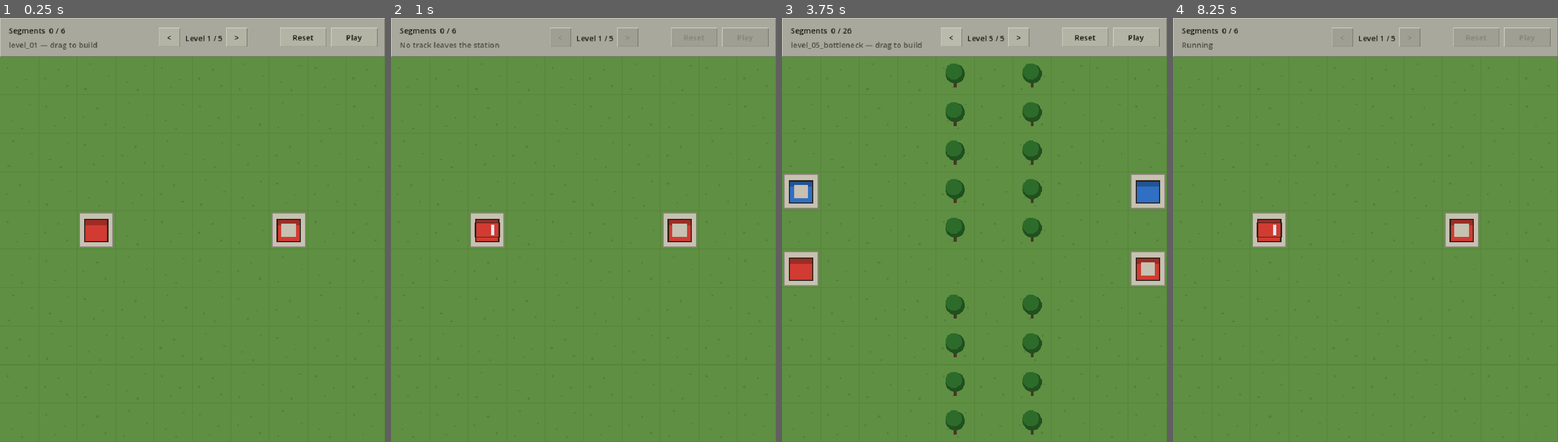
Above: before the commit, frames 1-4 (left to right).
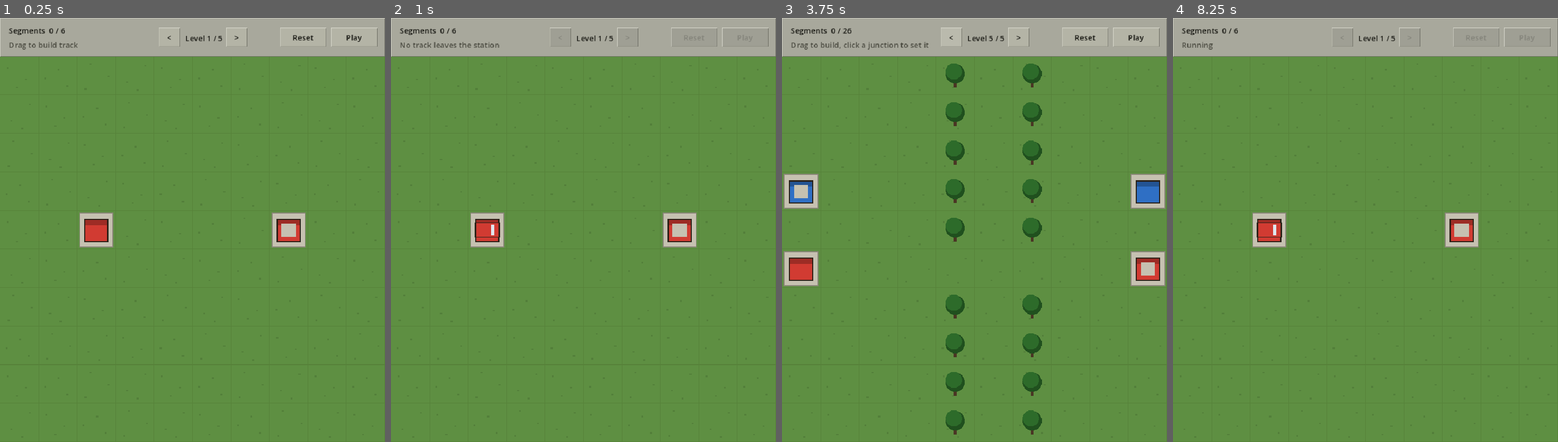
Above: after the commit, the same moments.

Repository: forestwow/movethetrack
Game: Godot game, scene res://scenes/Main.tscn
Same seed, same stepped clock (60 frames per second), same inputs: the game is played once before the commit and once after it.
Inputs (mouse positions are in pixels of both pictures, inside the frame that each line leads up to):
- Up to frame 1 (0.25 s): no input
- Up to frame 2 (1 s): click "Play" at 0.5 s
- Up to frame 3 (3.75 s): tap Enter at 1.25 s; move the mouse to (1059, 208) at 1.27 s; hold Shift 1.28-2 s; click (1059, 208) at 1.42 s; click "Play" at 2 s; tap Space at 2.75 s; drag from (897, 251) to (955, 314) at 2.77 s; click "<" at 3.5 s
- Up to frame 4 (8.25 s): click ">" at 4.25 s; click "<" at 5 s; click ">" at 5.75 s; click "<" at 6.5 s; click ">" at 7.25 s; click "Play" at 8 s

The runs differ from the first frame. In frame 1, 0.2% of the frame differs, in the area x 2-26%, y 5-8%; in frame 2, nothing differs; in frame 3, 0.2%, in the area x 2-39%, y 5-8%; in frame 4, nothing differs.

Commit message:
Make a switch's set route visible
A yellow line through the junction traces toe to setting, so the route a
train will take is readable before pressing Play instead of being guessable
only from the dimmed branch. The build hint now says junctions are clickable.

Input handling moves to make_input_local, which respects the canvas transform
and lets the click-to-cycle and drag-to-build paths be tested directly.

Co-Authored-By: Claude Opus 5 <noreply@anthropic.com>
Claude-Session: https://claude.ai/code/session_016egZAVyjHVTkFun9UeYuH4

Diff:
--- a/scenes/grid_view.gd
+++ b/scenes/grid_view.gd
@@ -11,6 +11,7 @@
 const SLEEPER := Color("#5e4129")
 const RAIL := Color("#e6e6da")
 const RAIL_IDLE := Color("#6b6559")
+const ROUTE := Color("#f4d97a")
 
 const TUFTS := [
 	[Vector2(14, 22), Vector2(52, 46), Vector2(33, 63)],
@@ -89,10 +90,12 @@
 	if grid == null or not editable:
 		return
 
-	if event is InputEventMouseButton:
-		var cell := cell_at(get_local_mouse_position())
-		if event.button_index == MOUSE_BUTTON_LEFT:
-			if event.pressed:
+	var local := make_input_local(event)
+
+	if local is InputEventMouseButton:
+		var cell := cell_at(local.position)
+		if local.button_index == MOUSE_BUTTON_LEFT:
+			if local.pressed:
 				_drag_cell = cell
 				_press_cell = cell
 				_dragged = false
@@ -100,11 +103,11 @@
 				if not _dragged and cell == _press_cell:
 					grid.cycle_switch(cell)
 				_drag_cell = NO_CELL
-		elif event.button_index == MOUSE_BUTTON_RIGHT and event.pressed:
+		elif local.button_index == MOUSE_BUTTON_RIGHT and local.pressed:
 			grid.remove_track(cell)
 
-	elif event is InputEventMouseMotion and _drag_cell != NO_CELL:
-		var cell := cell_at(get_local_mouse_position())
+	elif local is InputEventMouseMotion and _drag_cell != NO_CELL:
+		var cell := cell_at(local.position)
 		if cell != _drag_cell:
 			_dragged = true
 			if grid.is_inside(cell):
@@ -122,6 +125,8 @@
 		_draw_ballast(cell)
 	for cell in grid.get_track_cells():
 		_draw_rails(cell)
+	for cell in grid.get_track_cells():
+		_draw_route(cell)
 	for station in grid.get_stations():
 		_draw_station(station)
 	for train_id in _train_cells:
@@ -180,6 +185,16 @@
 			draw_line(from, from + dir * CELL / 2.0, color, 3.0)
 
 
+func _draw_route(cell: Vector2i) -> void:
+	var config := grid.get_switch(cell)
+	if config.is_empty():
+		return
+	var center := cell_center(cell)
+	var toe := Vector2(TrackPiece.direction(config["toe"])) * CELL / 2.0
+	var setting := Vector2(TrackPiece.direction(config["setting"])) * CELL / 2.0
+	draw_polyline(PackedVector2Array([center + toe, center, center + setting]), ROUTE, 3.0)
+
+
 func _routed_edges(cell: Vector2i, edges: Array) -> Array:
 	var config := grid.get_switch(cell)
 	if config.is_empty():
--- a/scenes/main.gd
+++ b/scenes/main.gd
@@ -54,7 +54,13 @@
 	view.set_train_colors(colors)
 	view.clear_trains()
 	hud.show_level(_level_index + 1, _level_paths.size())
-	_enter_build_phase("%s — drag to build" % level.id)
+	_enter_build_phase(_build_hint())
+
+
+func _build_hint() -> String:
+	if level.available_tools.has("switch"):
+		return "Drag to build, click a junction to set it"
+	return "Drag to build track"
 
 
 func _enter_build_phase(status: String) -> void:
--- /dev/null
+++ b/tests/test_grid_view_input.gd
@@ -0,0 +1,81 @@
+extends GutTest
+
+const JUNCTION := Vector2i(3, 5)
+
+var view: GridView
+var grid: GridModel
+
+
+func before_each():
+	view = GridView.new()
+	add_child_autofree(view)
+	grid = GridModel.new(10, 10, 99)
+	grid.max_edges_per_cell = 3
+	view.set_grid(grid)
+
+
+func _button(cell: Vector2i, pressed: bool, index := MOUSE_BUTTON_LEFT) -> InputEventMouseButton:
+	var event := InputEventMouseButton.new()
+	event.button_index = index
+	event.pressed = pressed
+	event.position = view.cell_center(cell)
+	return event
+
+
+func _motion(cell: Vector2i) -> InputEventMouseMotion:
+	var event := InputEventMouseMotion.new()
+	event.position = view.cell_center(cell)
+	return event
+
+
+func _drag(path: Array) -> void:
+	view._unhandled_input(_button(path[0], true))
+	for i in range(1, path.size()):
+		view._unhandled_input(_motion(path[i]))
+	view._unhandled_input(_button(path[-1], false))
+
+
+func _click(cell: Vector2i) -> void:
+	view._unhandled_input(_button(cell, true))
+	view._unhandled_input(_button(cell, false))
+
+
+func test_dragging_lays_track_along_the_path():
+	_drag([Vector2i(1, 5), Vector2i(2, 5), Vector2i(3, 5)])
+	assert_eq(grid.get_used_budget(), 3)
+	assert_true(grid.has_track(Vector2i(2, 5)))
+
+
+func test_clicking_a_junction_cycles_its_switch():
+	_drag([Vector2i(2, 5), JUNCTION, Vector2i(4, 5)])
+	_drag([JUNCTION, Vector2i(3, 4)])
+	var before := grid.get_switch(JUNCTION)
+	_click(JUNCTION)
+	assert_ne(grid.get_switch(JUNCTION), before)
+	assert_eq(grid.get_switch(JUNCTION), grid.get_switch_configs(JUNCTION)[1])
+
+
+func test_a_drag_that_ends_on_a_junction_does_not_cycle_it():
+	_drag([Vector2i(2, 5), JUNCTION, Vector2i(4, 5)])
+	_drag([JUNCTION, Vector2i(3, 4)])
+	var before := grid.get_switch(JUNCTION)
+	_drag([Vector2i(3, 4), JUNCTION])
+	assert_eq(grid.get_switch(JUNCTION), before)
+
+
+func test_clicking_a_plain_track_cell_changes_nothing():
+	_drag([Vector2i(1, 5), Vector2i(2, 5), Vector2i(3, 5)])
+	_click(Vector2i(2, 5))
+	assert_eq(grid.get_used_budget(), 3)
+
+
+func test_right_click_removes_track():
+	_drag([Vector2i(1, 5), Vector2i(2, 5), Vector2i(3, 5)])
+	view._unhandled_input(_button(Vector2i(2, 5), true, MOUSE_BUTTON_RIGHT))
+	assert_false(grid.has_track(Vector2i(2, 5)))
+
+
+func test_nothing_happens_while_the_board_is_locked():
+	view.editable = false
+	_drag([Vector2i(1, 5), Vector2i(2, 5)])
+	assert_eq(grid.get_used_budget(), 0)
Not shown, added: tests/test_grid_view_input.gd.uid
